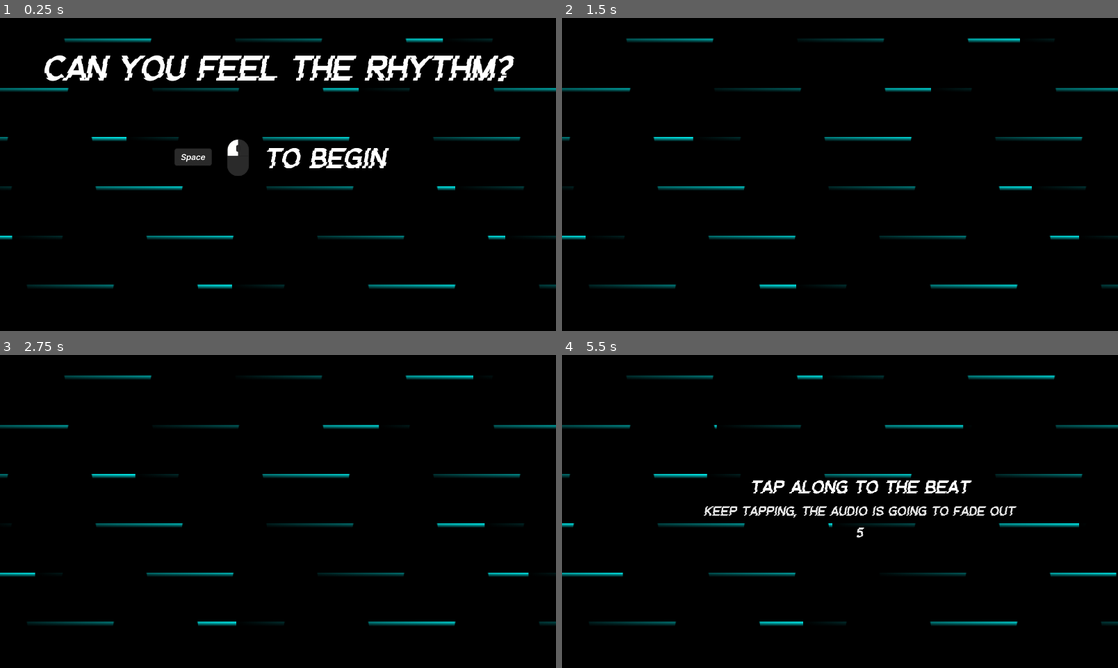
Above: before the commit, frames 1-4 (two rows, left to right).
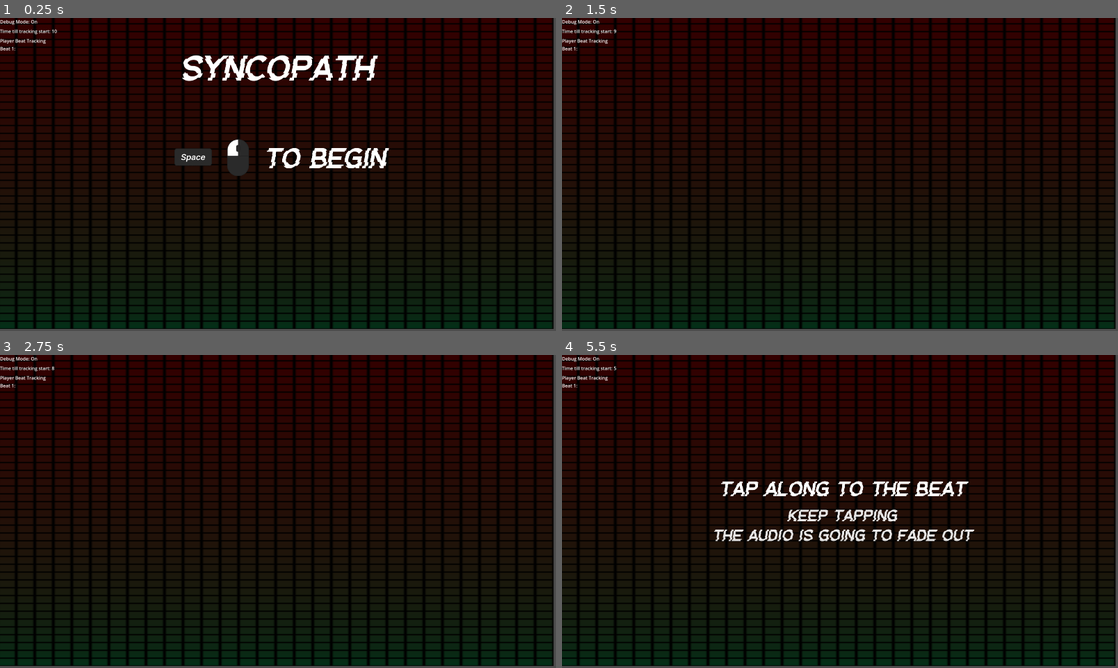
Above: after the commit, the same moments.

Repository: RyanCross/syncopath
Game: Godot game, scene res://main.tscn
Same seed, same stepped clock (60 frames per second), same inputs: the game is played once before the commit and once after it.
Inputs (mouse positions are in pixels of both pictures, inside the frame that each line leads up to):
- Up to frame 1 (0.25 s): no input
- Up to frame 2 (1.5 s): tap Enter (ui_accept) at 0.5, 0.6, 0.77, 1.07, 1.25, 1.35 s; move the mouse to (840, 174) at 0.52 s; move the mouse to (728, 190) at 1.27 s
- Up to frame 3 (2.75 s): tap Enter (ui_accept) at 1.52, 1.82, 2, 2.1 s; move the mouse to (333, 442) at 2.02 s
- Up to frame 4 (5.5 s): tap Enter (ui_accept) at 2.75, 2.85, 3.02, 3.32, 3.6, 3.77, 4.07, 4.25, 4.35, 4.52, 4.82, 5, 5.1 s; move the mouse to (812, 574) at 2.77 s; move the mouse to (1006, 558) at 3.52 s; move the mouse to (673, 464) at 4.27 s; move the mouse to (867, 511) at 5.02 s

The runs differ from the first frame. In frame 1, 66% of the frame differs, in the area x 0-100%, y 0-100%; in frame 2, 67%; in frame 3, 67%; in frame 4, 68%.

Commit message:
removing old holdovers, updating default bus layout location, too many other updates to count

Diff:
--- /dev/null
+++ b/Scenes/analyzer.tscn
@@ -0,0 +1,33 @@
+[gd_scene load_steps=5 format=3 uid="uid://bsowmyxk2elk3"]
+
+[ext_resource type="Script" path="res://Scripts/analyzer.gd" id="1_otkdm"]
+[ext_resource type="Shader" path="res://Shaders/analyzer.gdshader" id="2_y2x1e"]
+[ext_resource type="AudioStream" uid="uid://i552n3q2hc0l" path="res://Sounds/Music/fpc3beat120bpm.wav" id="3_2uh6f"]
+
+[sub_resource type="ShaderMaterial" id="ShaderMaterial_lch42"]
+shader = ExtResource("2_y2x1e")
+shader_parameter/freq_data = null
+
+[node name="Analyzer" type="Control"]
+layout_mode = 3
+anchors_preset = 15
+anchor_right = 1.0
+anchor_bottom = 1.0
+grow_horizontal = 2
+grow_vertical = 2
+script = ExtResource("1_otkdm")
+metadata/_edit_use_anchors_ = true
+
+[node name="AudioStreamPlayer2D" type="AudioStreamPlayer2D" parent="."]
+stream = ExtResource("3_2uh6f")
+autoplay = true
+
+[node name="Background" type="ColorRect" parent="."]
+material = SubResource("ShaderMaterial_lch42")
+layout_mode = 1
+anchors_preset = 15
+anchor_right = 1.0
+anchor_bottom = 1.0
+grow_horizontal = 2
+grow_vertical = 2
+metadata/_edit_use_anchors_ = true
--- /dev/null
+++ b/Scripts/analyzer.gd
@@ -0,0 +1,26 @@
+extends Control
+
+const VU_COUNT = 30
+const FREQ_MAX = 11050.0
+const MIN_DB = 60 #minimum decibel value
+
+@onready var color_rect = $Background
+var spectrum
+
+
+# Called when the node enters the scene tree for the first time.
+func _ready():
+	spectrum = AudioServer.get_bus_effect_instance(0,0)
+
+
+# Called every frame. 'delta' is the elapsed time since the previous frame.
+func _process(delta):
+		var prez_hz = 0
+		var data = []
+		for i in range(1, VU_COUNT + 1):
+			var hz = i * FREQ_MAX / VU_COUNT
+			var f  = spectrum.get_magnitude_for_frequency_range(prez_hz, hz)
+			var energy = clamp((MIN_DB + linear_to_db(f.length())) / MIN_DB, 0.0, 1.0)
+			data.append(energy)
+			prez_hz = hz
+		color_rect.get_material().set_shader_parameter("freq_data", data)
--- a/Scripts/main.gd
+++ b/Scripts/main.gd
@@ -13,9 +13,10 @@
 @onready var prompt2 := $VBoxContainer/Prompt2
 @onready var prompt3 := $VBoxContainer/Prompt3
 @onready var prompt4 := $VBoxContainer/Prompt4
-@onready var trackFadeTimerLabel := $VBoxContainer/TrackFadeTimerLabel
+@onready var trackFadeTimerLabel := $DebugModeViewport/DebugContents/TimeInformation/TimeTillAudioFades
 
 @onready var audioPlayer = $AudioStreamPlayer2D
+@onready var clapFx = $Clap
 
 @onready var gameTimerDebug := $VBoxContainer/GameTimerDebug
 
@@ -24,8 +25,9 @@
 @onready var beatTrackingDuration := 10
 @onready var beatsPerSecond := beatsPerMinute / 60
 
-@onready var timeToStopTracking = timeTillBeatTrackingStart + beatTrackingDuration
 @onready var beatDurationMs = 1000 / beatsPerSecond
+@onready var endingBuffer = ceil(beatDurationMs / 1000)
+@onready var timeToStopTracking = timeTillBeatTrackingStart + beatTrackingDuration + endingBuffer
 @onready var beatsToTrack = beatTrackingDuration * beatsPerSecond
 
 var gameStarted := false
@@ -73,15 +75,23 @@
 	var score = newMax - round(((oldValue - oldMin) * newRange / oldRange) + newMin)
 	return score
 
-func fadeInAndMakeVisible(nodeToTween: Node):
+func fadeInAndMakeVisible(nodeToTween: Node, fadeTime := .5):
 	nodeToTween.set_visible(1)
 	var tween: Tween = nodeToTween.create_tween()
-	tween.tween_property(nodeToTween, "modulate", Color(1,1,1,1), .5)
+	tween.tween_property(nodeToTween, "modulate", Color(1,1,1,1), fadeTime)
 
-func fadeOutAndDestroy(nodeToTween: Node):
+func fadeOutAndDestroy(nodeToTween: Node, fadeTime := .5):
 	var tween: Tween = nodeToTween.create_tween()
-	tween.tween_property(nodeToTween, "modulate", Color(1,1,1,0), .5)
+	tween.tween_property(nodeToTween, "modulate", Color(1,1,1,0), fadeTime)
 	tween.tween_callback(nodeToTween.queue_free)
+
+func fadeOut(nodeToTween: Node, fadeTime := .5):
+	var tween: Tween = nodeToTween.create_tween()
+	var callback = func (node: Node):
+		node.visible = true
+	tween.tween_property(nodeToTween, "modulate", Color(1,1,1,0), fadeTime)
+	tween.tween_callback(func(): nodeToTween.set_visible(false))
+	return tween
 
 func generatePerfectBeatTimings():
 	for i in range(0,beatsToTrack):
@@ -103,8 +113,11 @@
 # Called every frame. 'delta' is the elapsed time since the previous frame.
 func _process(delta):
 	if !gameOver:
-		if gameStarted == false && Input.is_action_just_pressed("ui_accept"):
-			emit_signal("game_has_started")
+		if Input.is_action_just_pressed("ui_accept"):
+			clapFx.play()
+
+			if gameStarted == false:
+				emit_signal("game_has_started")
 		if gameStarted:
 			timeSinceGameStart += delta
 			gameTimerDebug.set_text(String.num(round(timeSinceGameStart)))
@@ -117,9 +130,9 @@
 				$VBoxContainer/Prompt4/GameEndingCountdownLabel.set_text("0")
 		if !beatTrackingStarted:
 			if (timeTillBeatTrackingStart - round(timeSinceGameStart) >= 0):
-				trackFadeTimerLabel.set_text(String.num(timeTillBeatTrackingStart - round(timeSinceGameStart)))
+				trackFadeTimerLabel.set_text("Time till tracking start: " + String.num(timeTillBeatTrackingStart - round(timeSinceGameStart)))
 			else:
-				trackFadeTimerLabel.set_text("0")
+				trackFadeTimerLabel.set_text("Tracking Started")
 				emit_signal("beat_tracking_has_started")
 
 		if timeSinceGameStart > timeTillBeatTrackingStart:
@@ -141,7 +154,7 @@
 func _on_game_has_started():
 	print("Game Start")
 	fadeOutAndDestroy(prompt)
-	fadeOutAndDestroy(title)
+	fadeOut(title)
 	gameStarted = true
 
 	# timers are for juice, creatings small delays in visual/audio changes
@@ -154,7 +167,12 @@
 	fadeInAndMakeVisible(trackFadeTimerLabel)
 
 func _on_game_over():
-	calculateFinalScore()
+	fadeOutAndDestroy(prompt4, .1)
+	var finalScore = calculateFinalScore()
+	var gameOverText = "Final Score: " + String.num_int64(finalScore)
+	title.set_text(gameOverText)
+	fadeInAndMakeVisible(title, 1)
+
 	gameOver = true;
 
 
@@ -168,6 +186,7 @@
 
 func _on_game_ending():
 	fadeInAndMakeVisible(prompt4)
+
 	gameIsEnding = true;
 
 
--- /dev/null
+++ b/Shaders/analyzer.gdshader
@@ -0,0 +1,25 @@
+shader_type canvas_item;
+
+// lots taken from this vid, which was a huge help in translating audio data into shader
+// https://www.youtube.com/watch?v=2LHljiWIx3w
+
+const int VU_COUNT = 30; // same val as script
+const float segment_count = 40.0; // number of "led lights" in the column
+
+uniform float[VU_COUNT] freq_data;
+
+void fragment() {
+	vec2 uv = UV;
+	uv.y = 1.0 - uv.y; // flip the y so equalizer displays bottom to top
+	float vu_count = float(VU_COUNT);
+	vec2 pos = vec2(floor(uv.x * vu_count) / vu_count, floor(uv.y * segment_count) / segment_count);
+	float fft = freq_data[int(uv.x * vu_count)];
+	// spectrum analyzers usually display in green and red
+	// mix = linear interpolation
+	vec3 color = mix(vec3(0.0, 2.0, 1.0), vec3(2.0, 0.0, 0.0), sqrt(uv.y));
+	// make shine if greater than fft, otherwise keep dark
+	float mask = pos.y < fft ? 1.0 : 0.1;
+	vec2 dist = fract((uv - pos) * vec2(vu_count, segment_count)) - 0.5;
+	float led = smoothstep(0.5, 0.35, abs(dist.x)) * smoothstep(0.5, 0.35, abs(dist.y));
+	COLOR = vec4(led * color * mask, 1.0);
+}
--- /dev/null
+++ b/Shaders/equalizer.gdshader
@@ -0,0 +1,66 @@
+shader_type canvas_item;
+// ported from https://www.shadertoy.com/view/XlBBDt
+
+#define NB_BARS		32
+#define NB_SAMPLES	16
+// WARNING : NB_BARS x NB_SAMPLES must be 512
+
+// space between bars (relative to bar width)
+#define SPACE		0.15
+
+// space without bars, left and right (relative to window size)
+#define SIDE_SPACE  0.04
+
+// from here: www.shadertoy.com/view/XtjBzG
+vec3 heatColorMap(float t)
+{
+    t *= 4.;
+    return clamp(vec3(min(t-1.5, 4.5-t),
+                      min(t-0.5, 3.5-t),
+                      min(t+0.5, 2.5-t)),
+                 0., 1.);
+}
+
+// void mainImage( out vec4 O, in vec2 I ) {
+void fragment() {
+	vec2 iResolution = 1.0 / SCREEN_PIXEL_SIZE;
+    vec2 uv = FRAGCOORD.xy/iResolution.xy;
+
+    //vec2 uv = UV;
+
+    uv.x = (uv.x-SIDE_SPACE)/(1.-2.*SIDE_SPACE);
+
+    if(uv.x<0. || uv.x > 1.)
+    {
+    	COLOR = vec4(0.);
+    }
+
+    float NB_BARS_F = float(NB_BARS);
+    int bar = int(floor(uv.x * NB_BARS_F));
+
+    float f = 0.;
+    f = 0.;
+
+    for(int t=0; t<NB_SAMPLES; t++)
+    {
+    	f += texelFetch(TEXTURE, ivec2(bar*NB_SAMPLES+t, 0), 0).r;
+    }
+    f /= float(NB_SAMPLES);
+
+    f *= 0.85;
+    f += 0.02;
+
+    vec3 c = heatColorMap(f);
+
+
+    float bar_f = float(bar)/NB_BARS_F;
+
+    //c *= 1.-step(f, uv.y);
+    //c *= 1.-step(1.-SPACE*.5, (uv.x-bar_f)*NB_BARS);
+    //c *= 1.-step(1.-SPACE*.5, 1.-(uv.x-bar_f)*NB_BARS);
+
+    c *= mix(1.,0., clamp((uv.y-f)*iResolution.y,0.,1.));
+    c *= clamp((min((uv.x-bar_f)*NB_BARS_F, 1.-(uv.x-bar_f)*NB_BARS_F)-SPACE*.5)/NB_BARS_F*iResolution.x, 0., 1.);
+
+    COLOR = vec4(c, 1.0);
+}
--- /dev/null
+++ b/Shaders/equalizer.tres
@@ -0,0 +1,11 @@
+[gd_resource type="VisualShader" format=3 uid="uid://c7sbrhtu015co"]
+
+[resource]
+code = "shader_type canvas_item;
+render_mode blend_mix;
+
+
+
+"
+mode = 1
+flags/light_only = false
--- a/default_bus_layout.tres
+++ /dev/null
@@ -1,15 +0,0 @@
-[gd_resource type="AudioBusLayout" format=3 uid="uid://ohyxufqf3mru"]
-
-[resource]
-bus/1/name = &"SFX"
-bus/1/solo = false
-bus/1/mute = false
-bus/1/bypass_fx = false
-bus/1/volume_db = -5.04538
-bus/1/send = &"Master"
-bus/2/name = &"Music"
-bus/2/solo = false
-bus/2/mute = false
-bus/2/bypass_fx = false
-bus/2/volume_db = -5.04538
-bus/2/send = &"Master"
--- /dev/null
+++ b/icon.svg
@@ -0,0 +1 @@
+<svg height="128" width="128" xmlns="http://www.w3.org/2000/svg"><rect x="2" y="2" width="124" height="124" rx="14" fill="#363d52" stroke="#212532" stroke-width="4"/><g transform="scale(.101) translate(122 122)"><g fill="#fff"><path d="M105 673v33q407 354 814 0v-33z"/><path fill="#478cbf" d="m105 673 152 14q12 1 15 14l4 67 132 10 8-61q2-11 15-15h162q13 4 15 15l8 61 132-10 4-67q3-13 15-14l152-14V427q30-39 56-81-35-59-83-108-43 20-82 47-40-37-88-64 7-51 8-102-59-28-123-42-26 43-46 89-49-7-98 0-20-46-46-89-64 14-123 42 1 51 8 102-48 27-88 64-39-27-82-47-48 49-83 108 26 42 56 81zm0 33v39c0 276 813 276 813 0v-39l-134 12-5 69q-2 10-14 13l-162 11q-12 0-16-11l-10-65H447l-10 65q-4 11-16 11l-162-11q-12-3-14-13l-5-69z"/><path d="M483 600c3 34 55 34 58 0v-86c-3-34-55-34-58 0z"/><circle cx="725" cy="526" r="90"/><circle cx="299" cy="526" r="90"/></g><g fill="#414042"><circle cx="307" cy="532" r="60"/><circle cx="717" cy="532" r="60"/></g></g></svg>
--- a/main.tscn
+++ b/main.tscn
@@ -1,22 +1,18 @@
-[gd_scene load_steps=11 format=3 uid="uid://dns3vic506tdf"]
+[gd_scene load_steps=12 format=3 uid="uid://dns3vic506tdf"]
 
 [ext_resource type="Script" path="res://Scripts/main.gd" id="1_df0y5"]
-[ext_resource type="Shader" path="res://Shaders/electric.gdshader" id="2_0kkhb"]
-[ext_resource type="Texture2D" uid="uid://dxfdg00cxgjwq" path="res://Images/abstract-elegant-stylish-wave-background.jpg" id="2_yj150"]
+[ext_resource type="Shader" path="res://Shaders/analyzer.gdshader" id="2_glvls"]
+[ext_resource type="Script" path="res://Scripts/analyzer.gd" id="2_ids38"]
 [ext_resource type="FontFile" uid="uid://drmbltel11xaa" path="res://Fonts/glitch-goblin-font/GlitchGoblin-2O87v.ttf" id="4_n04ua"]
 [ext_resource type="Texture2D" uid="uid://cg55xdtkd1td2" path="res://Fonts/T_Space_Key_Dark.png" id="5_yh7ir"]
 [ext_resource type="Texture2D" uid="uid://csl1q3hv1e5cv" path="res://Fonts/T_Mouse_Left_Key_Dark.png" id="6_ga2p0"]
 [ext_resource type="AudioStream" uid="uid://i552n3q2hc0l" path="res://Sounds/Music/fpc3beat120bpm.wav" id="7_a3l7o"]
+[ext_resource type="AudioStream" uid="uid://bekv3f7fogliq" path="res://Sounds/SFX/snareclap9.wav" id="8_pgtw2"]
 [ext_resource type="Shader" path="res://signal.gdshader" id="11_x1txl"]
 
-[sub_resource type="ShaderMaterial" id="ShaderMaterial_xvqoe"]
-shader = ExtResource("2_0kkhb")
-shader_parameter/background_color = Vector4(0, 0, 0, 1)
-shader_parameter/line_color = Vector4(0, 1, 1, 1)
-shader_parameter/line_freq = 9.075
-shader_parameter/height = -0.49
-shader_parameter/speed = 0.05
-shader_parameter/scale = Vector2(2.685, 11.36)
+[sub_resource type="ShaderMaterial" id="ShaderMaterial_ankj7"]
+shader = ExtResource("2_glvls")
+shader_parameter/freq_data = null
 
 [sub_resource type="ShaderMaterial" id="ShaderMaterial_fviuc"]
 shader = ExtResource("11_x1txl")
@@ -37,18 +33,32 @@
 grow_vertical = 2
 script = ExtResource("1_df0y5")
 
-[node name="Background" type="TextureRect" parent="."]
-material = SubResource("ShaderMaterial_xvqoe")
-layout_mode = 0
-offset_left = -176.0
-offset_top = -440.0
-offset_right = 3396.0
-offset_bottom = 3147.0
-scale = Vector2(0.640159, 0.538289)
-texture = ExtResource("2_yj150")
-expand_mode = 1
-
-[node name="PaperControl" type="Control" parent="Background"]
+[node name="AudioStreamPlayer2D" type="AudioStreamPlayer2D" parent="."]
+position = Vector2(-1.67026, -0.438817)
+scale = Vector2(1.56211, 1.85774)
+stream = ExtResource("7_a3l7o")
+volume_db = 7.658
+
+[node name="Control" type="Control" parent="."]
+anchors_preset = 0
+anchor_right = 1.00052
+anchor_bottom = 1.00465
+offset_right = 0.00012207
+script = ExtResource("2_ids38")
+metadata/_edit_use_anchors_ = true
+
+[node name="Background" type="ColorRect" parent="Control"]
+material = SubResource("ShaderMaterial_ankj7")
+layout_mode = 1
+anchors_preset = -1
+anchor_left = -0.00412433
+anchor_top = -0.00728682
+anchor_right = 0.995876
+anchor_bottom = 0.992713
+color = Color(0.341176, 0.341176, 0.341176, 1)
+metadata/_edit_use_anchors_ = true
+
+[node name="PaperControl" type="Control" parent="Control/Background"]
 layout_mode = 1
 anchors_preset = 15
 anchor_right = 1.0
@@ -65,7 +75,7 @@
 anchor_bottom = 0.255814
 theme_override_fonts/font = ExtResource("4_n04ua")
 theme_override_font_sizes/font_size = 120
-text = "Can You Feel The Rhythm?"
+text = "Syncopath"
 horizontal_alignment = 1
 vertical_alignment = 1
 metadata/_edit_use_anchors_ = true
@@ -111,7 +121,7 @@
 [node name="Label" type="Label" parent="VBoxContainer/Prompt2"]
 layout_mode = 2
 theme_override_fonts/font = ExtResource("4_n04ua")
-theme_override_font_sizes/font_size = 64
+theme_override_font_sizes/font_size = 72
 text = "Tap Along To The Beat"
 horizontal_alignment = 1
 
@@ -125,8 +135,9 @@
 [node name="Label" type="Label" parent="VBoxContainer/Prompt3"]
 layout_mode = 2
 theme_override_fonts/font = ExtResource("4_n04ua")
-theme_override_font_sizes/font_size = 46
-text = "Keep tapping, the audio is going to fade out"
+theme_override_font_sizes/font_size = 56
+text = "Keep tapping
+The audio is going to fade out"
 horizontal_alignment = 1
 
 [node name="Prompt4" type="HBoxContainer" parent="VBoxContainer"]
@@ -149,24 +160,20 @@
 theme_override_font_sizes/font_size = 72
 text = "5"
 
-[node name="TrackFadeTimerLabel" type="Label" parent="VBoxContainer"]
-visible = false
-modulate = Color(1, 1, 1, 0)
+[node name="Prompt5" type="HBoxContainer" parent="VBoxContainer"]
+layout_mode = 2
+theme_override_constants/separation = 25
+alignment = 1
+
+[node name="GameTimerDebug" type="Label" parent="VBoxContainer"]
+visible = false
 layout_mode = 2
 theme_override_fonts/font = ExtResource("4_n04ua")
 theme_override_font_sizes/font_size = 48
 horizontal_alignment = 1
 
-[node name="GameTimerDebug" type="Label" parent="VBoxContainer"]
-visible = false
-layout_mode = 2
-theme_override_fonts/font = ExtResource("4_n04ua")
-theme_override_font_sizes/font_size = 48
-horizontal_alignment = 1
-
-[node name="AudioStreamPlayer2D" type="AudioStreamPlayer2D" parent="."]
-stream = ExtResource("7_a3l7o")
-volume_db = 7.658
+[node name="Clap" type="AudioStreamPlayer" parent="."]
+stream = ExtResource("8_pgtw2")
 
 [node name="ColorRect" type="ColorRect" parent="."]
 visible = false
@@ -178,6 +185,53 @@
 offset_bottom = 754.0
 color = Color(0.803922, 0.803922, 0.803922, 1)
 
+[node name="DebugModeViewport" type="SubViewportContainer" parent="."]
+layout_mode = 1
+anchors_preset = -1
+anchor_right = 0.269411
+anchor_bottom = 0.812093
+grow_horizontal = 2
+grow_vertical = 2
+stretch = true
+metadata/_edit_use_anchors_ = true
+
+[node name="SubViewport" type="SubViewport" parent="DebugModeViewport"]
+transparent_bg = true
+handle_input_locally = false
+gui_disable_input = true
+size = Vector2i(516, 873)
+size_2d_override_stretch = true
+render_target_update_mode = 4
+
+[node name="DebugContents" type="VBoxContainer" parent="DebugModeViewport"]
+layout_mode = 2
+theme_override_constants/separation = 10
+alignment = 1
+metadata/_edit_use_anchors_ = true
+
+[node name="Label" type="Label" parent="DebugModeViewport/DebugContents"]
+layout_mode = 2
+text = "Debug Mode: On"
+
+[node name="TimeInformation" type="HBoxContainer" parent="DebugModeViewport/DebugContents"]
+layout_mode = 2
+
+[node name="TimeTillAudioFades" type="Label" parent="DebugModeViewport/DebugContents/TimeInformation"]
+layout_mode = 2
+text = "Time Since Tracking"
+horizontal_alignment = 1
+
+[node name="PlayerBeatTracking" type="VBoxContainer" parent="DebugModeViewport/DebugContents"]
+layout_mode = 2
+
+[node name="Label2" type="Label" parent="DebugModeViewport/DebugContents/PlayerBeatTracking"]
+layout_mode = 2
+text = "Player Beat Tracking"
+
+[node name="Label3" type="Label" parent="DebugModeViewport/DebugContents/PlayerBeatTracking"]
+layout_mode = 2
+text = "Beat 1: "
+
 [connection signal="beat_tracking_has_started" from="." to="." method="_on_beat_tracking_has_started"]
 [connection signal="game_ending" from="." to="." method="_on_game_ending"]
 [connection signal="game_has_started" from="." to="." method="_on_game_has_started"]
--- /dev/null
+++ b/rhythmia/default_bus_layout.tres
@@ -0,0 +1,8 @@
+[gd_resource type="AudioBusLayout" load_steps=2 format=3 uid="uid://b3n203ni8fixx"]
+
+[sub_resource type="AudioEffectSpectrumAnalyzer" id="AudioEffectSpectrumAnalyzer_vte7b"]
+resource_name = "SpectrumAnalyzer"
+
+[resource]
+bus/0/effect/0/effect = SubResource("AudioEffectSpectrumAnalyzer_vte7b")
+bus/0/effect/0/enabled = true
--- a/textures/white-background.tscn
+++ /dev/null
@@ -1,3 +0,0 @@
-[gd_scene format=3 uid="uid://dyaoybr5k0e8v"]
-
-[node name="White-background" type="Node2D"]
Binary file removed: Fonts/buddychampion.ttf
Not shown, removed: Fonts/buddychampion.ttf.import
Binary file removed: Fonts/buddychampionrotate.ttf
Not shown, removed: Fonts/buddychampionrotate.ttf.import
Not shown, added: Sounds/SFX/snareclap9.wav.import
Not shown, added: icon.svg.import
Not shown, added: Sounds/SFX/snareclap9.wav
